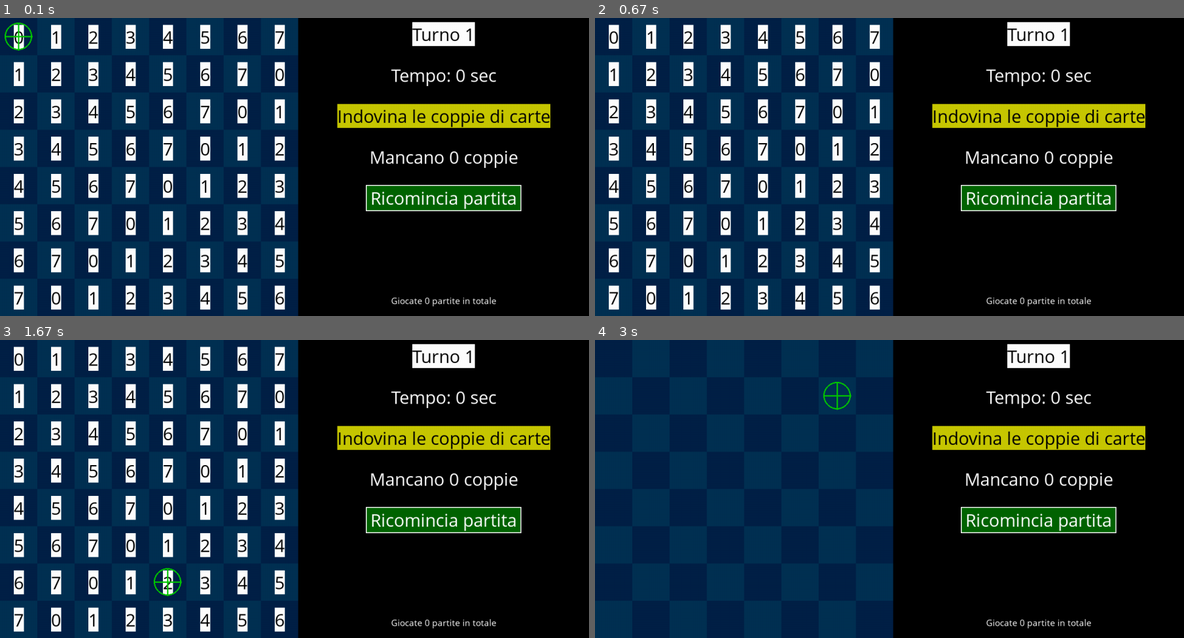
Above: before the commit, frames 1-4 (two rows, left to right).
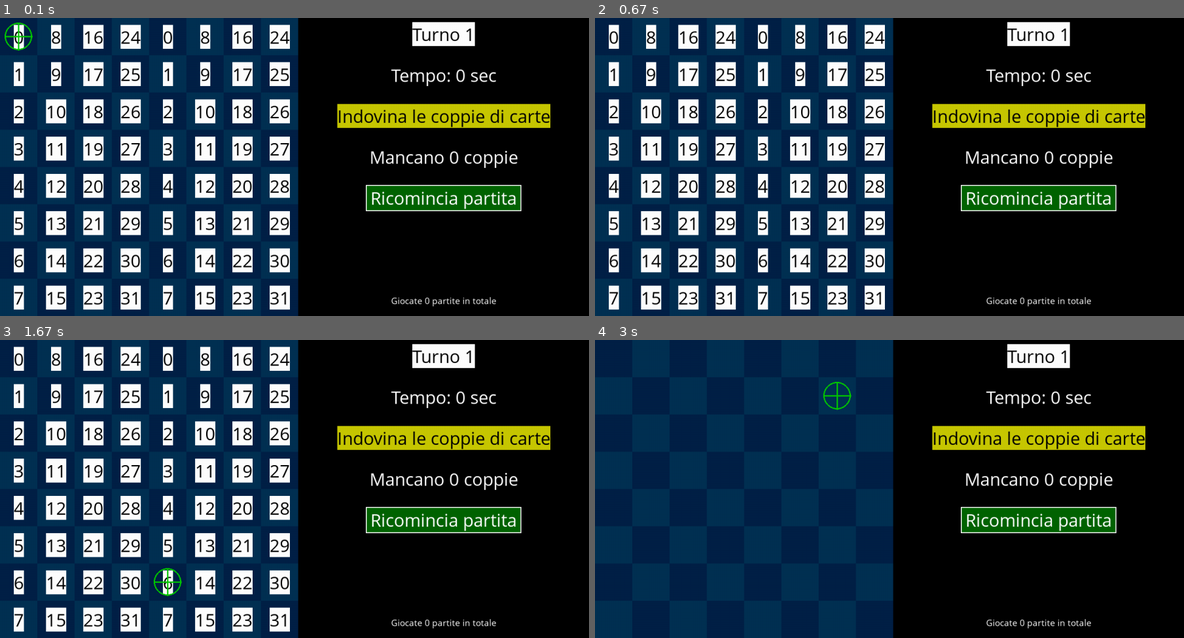
Above: after the commit, the same moments.

Repository: AlessandroBonomo28/pygame-tests
Game: pygame game, started from memory/game.py
Two runs of this game, one before a commit and one after it. Both use one fixed random seed, a clock stepped at 60 frames per second and the inputs below.
Inputs (mouse positions are in pixels of both pictures, inside the frame that each line leads up to):
- Up to frame 1 (0.1 s): no input
- Up to frame 2 (0.67 s): click (1077, 158) at 0.38 s
- Up to frame 3 (1.67 s): press the mouse at (147, 489) at 0.7 s; move the mouse to (164, 435) at 0.8 s; release the mouse at (176, 381) at 0.93 s; click (276, 474) at 1.05 s; press the mouse at (147, 489) at 1.37 s; move the mouse to (159, 536) at 1.47 s; release the mouse at (164, 584) at 1.6 s
- Up to frame 4 (3 s): press the mouse at (742, 489) at 1.7 s; move the mouse to (706, 486) at 1.8 s; release the mouse at (671, 480) at 1.93 s; click (883, 530) at 2.05 s; click (1113, 512) at 2.38 s; click (836, 393) at 2.72 s

The runs differ from the first frame. In frame 1, 9.0% of the frame differs, in the area x 7-50%, y 2-99%; in frame 2, 9.0%; in frame 3, 9.0%; in frame 4, nothing differs.

Commit message:
hash test

Diff:
--- a/memory/game.py
+++ b/memory/game.py
@@ -273,12 +273,14 @@
 button_reset = myButton("Ricomincia partita", (0,0), (0,100,0), (255,255,255), normalText,False,border_color=(255,255,255))
 
 def hash(x):
-	return x% Board.width
+	return x % (Board.width**2 // 2)
 
 cards = []
 for i in range(Board.width):
 	for j in range(Board.height):
-		cards.append(Card((i,j),hash(i+j)))
+		hashed_id = hash(i*Board.width+j)
+		pos = (i,j)
+		cards.append(Card(pos,hashed_id))
 board = Board(cards)
 
 
